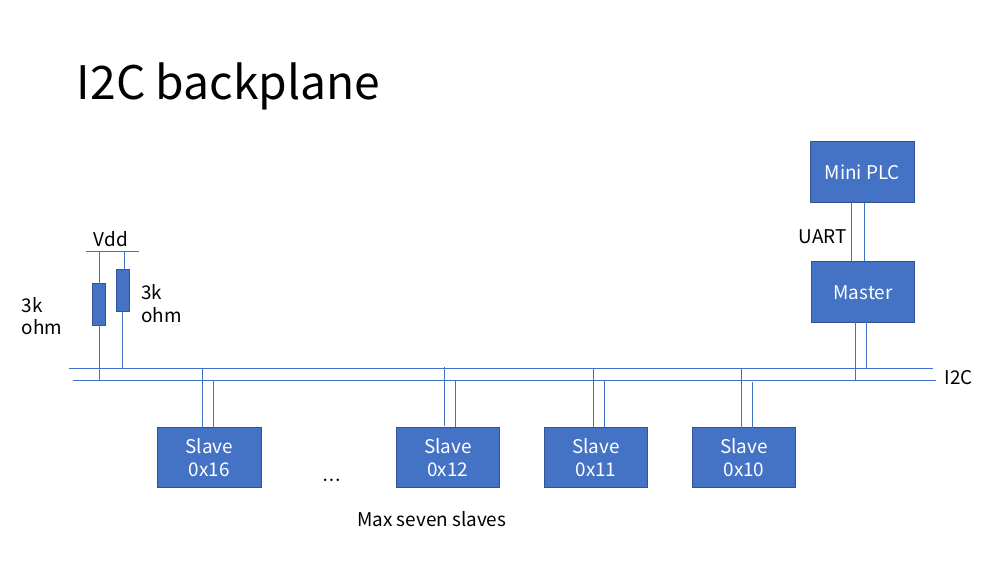
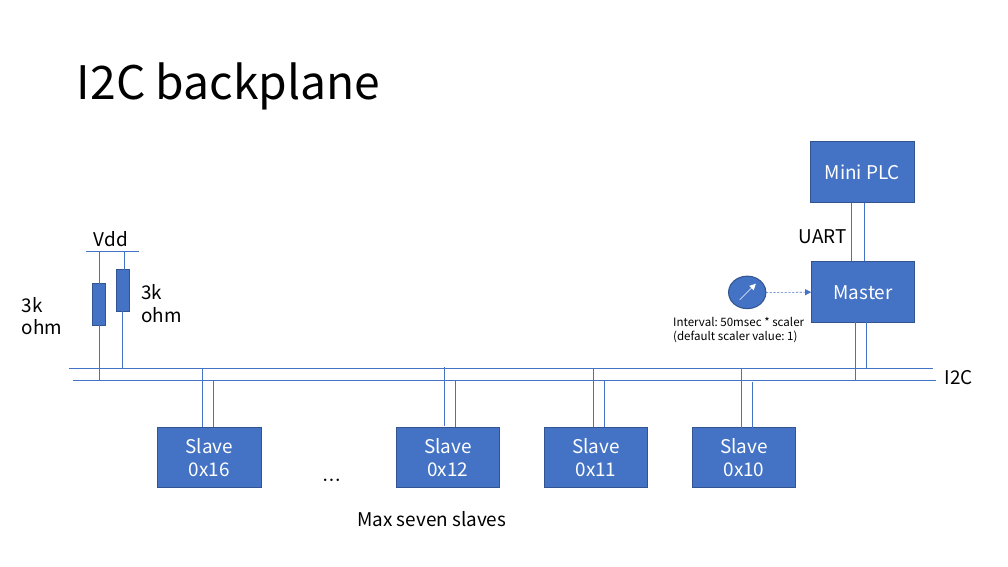
Before and after one commit to araobp/sensor-network, a slide deck: slide 3 of doc/I2C_BACKPLANE_SPEC.pptx. Drawn at 1008x567 pixels with LibreOffice and Linux fonts; fonts in the diff are those of the drawing. Boxes give left, top, right and bottom in pixels: in the first picture for what was removed or moved away, otherwise in the second. Text is boxed around its words. In the diff, an @@ line names an element or a change of style, - is before the commit and + after.

```diff
--- a/doc/I2C_BACKPLANE_SPEC.pptx
+++ b/doc/I2C_BACKPLANE_SPEC.pptx
@@ ellipse added at (729, 276, 766, 309), fill #4472C4, outline #325491 1 pt @@
@@ arrow added from (740, 300) to (756, 284), #FFFFFF 0.5 pt @@
@@ arrow added from (766, 293) to (811, 293), #4472C4 0.5 pt dashed @@
@@ text added at (673, 316, 804, 342), 11 pt, text #000000 @@
+Interval: 50msec * scaler
+(default scaler value: 1)
```
Also in this commit, not shown: 1 slide removed, 49 other files.
